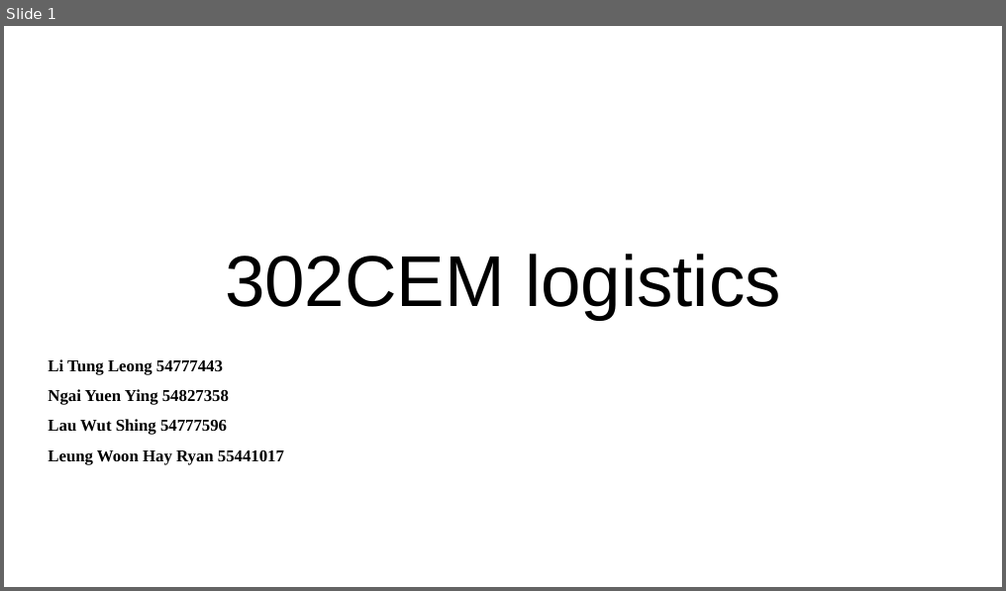
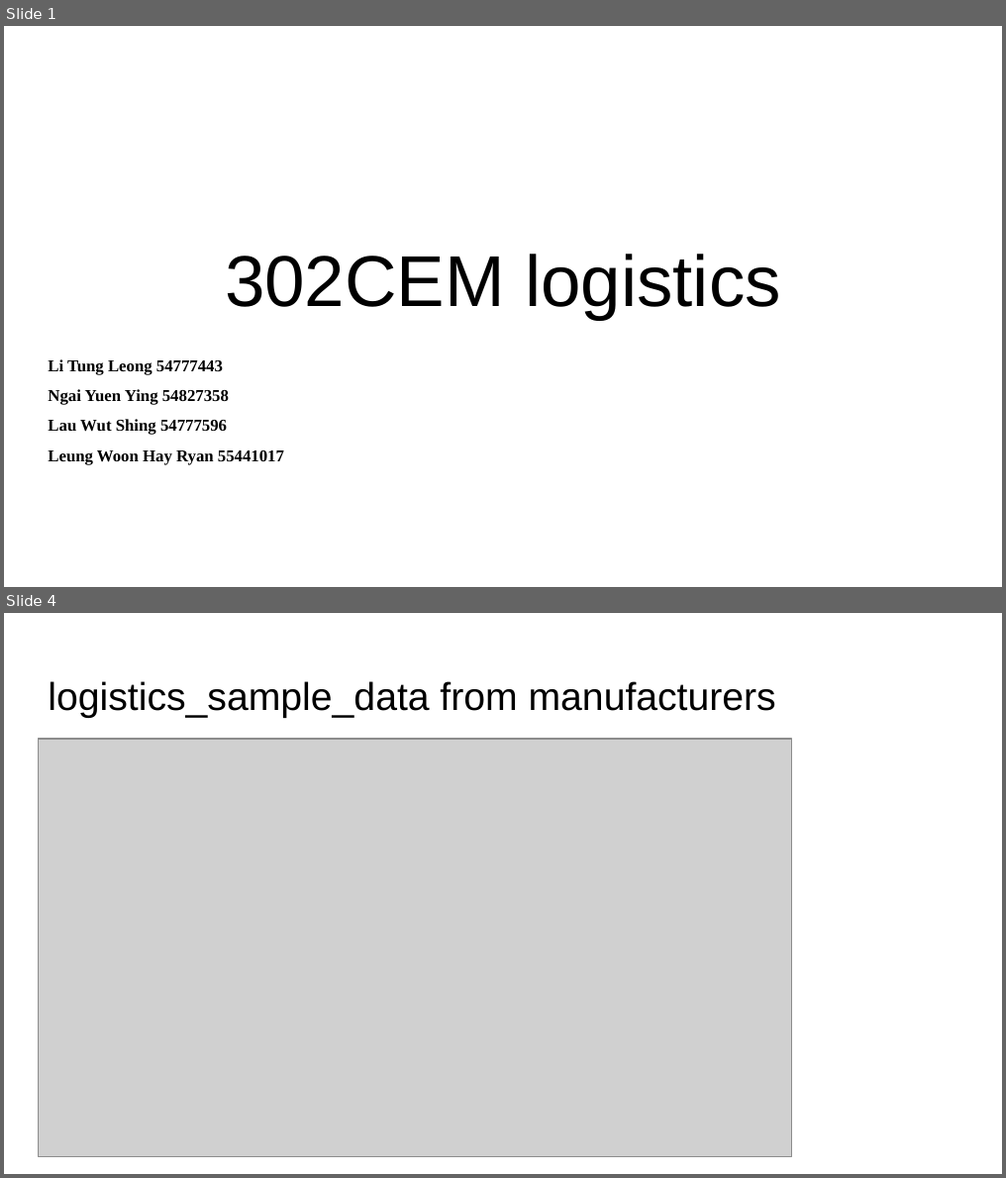
Before and after one commit to cu302cemgp3/302CEM, a slide deck: Data Interface Layout/logistics_standard_ppt.pptx. Shown one above the other, each under a label of ours: slide 1 before the commit, slides 1 and 4 after it; the slides between them are not shown. The pictures are 1006x591 and 1006x1178 pixels, drawn with LibreOffice and Linux fonts; fonts in the diff are those of the drawing; grey boxes stand for pictures. Boxes give left, top, right and bottom in pixels: in the first picture for what was removed or moved away, otherwise in the second. Text is boxed around its words. In the diff, an @@ line names an element or a change of style, - is before the commit and + after.

Commit message:
Logistic_Update_2019021501

```diff
--- a/Data Interface Layout/logistics_standard_ppt.pptx
+++ b/Data Interface Layout/logistics_standard_ppt.pptx
@@ slide 4 added at (x1=4, y1=613, x2=1002, y2=1174), background #FFFFFF @@
@@ title added at (x1=48, y1=681, x2=776, y2=718), 28 pt, text #000000 @@
+logistics_sample_data from manufacturers
@@ picture added at (x1=38, y1=739, x2=791, y2=1157) @@
```
Also in this commit, not shown: 2 slides changed, 3 other slides added, 6 other files.
